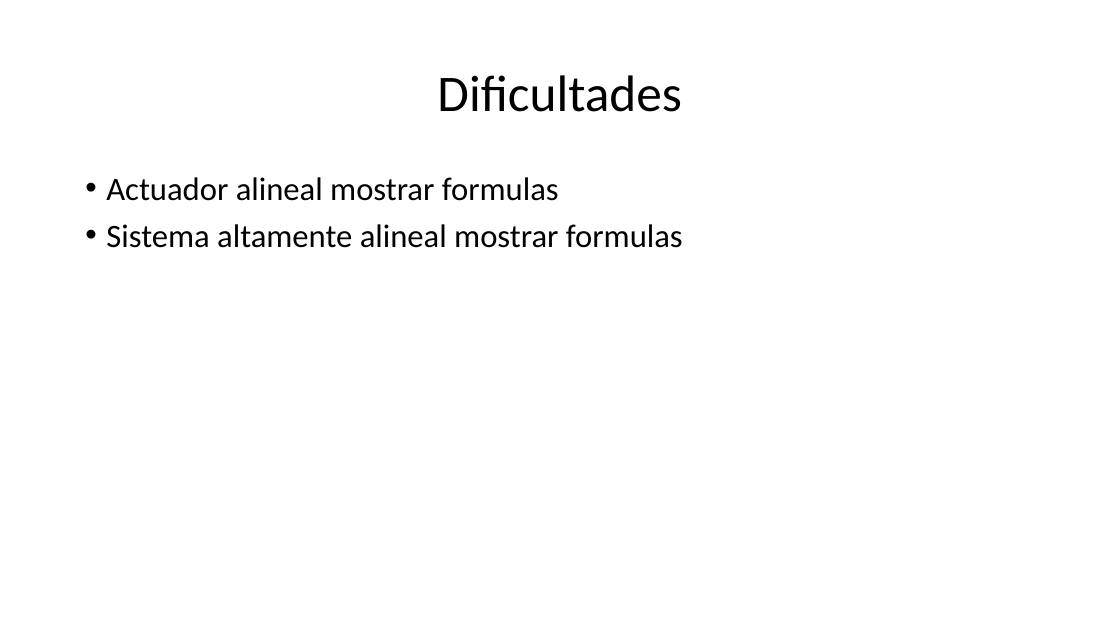
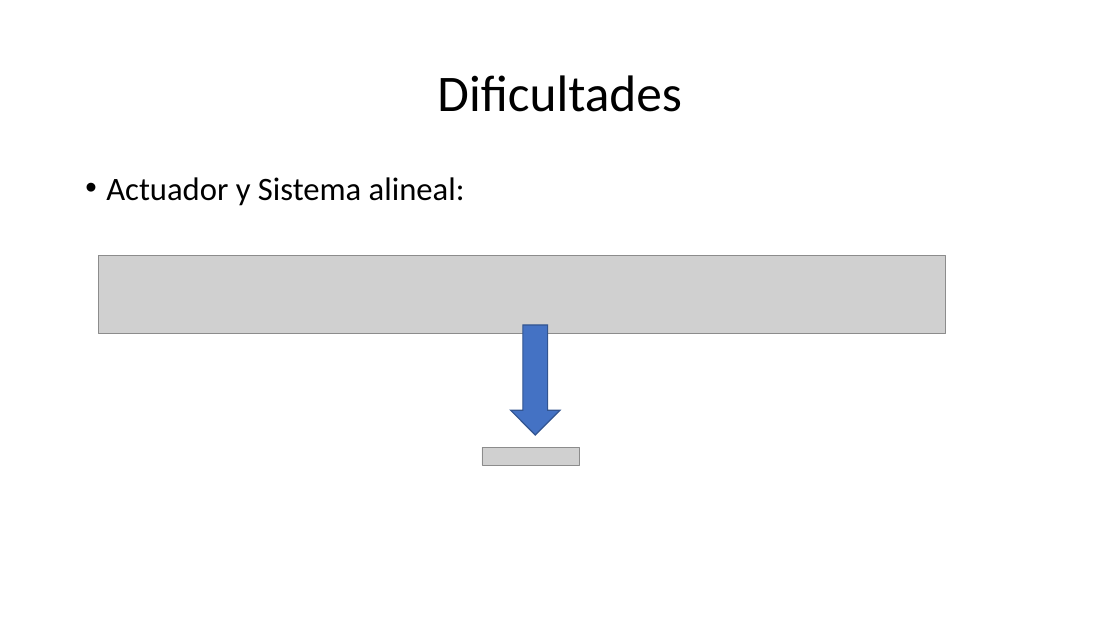
Before and after one commit to tlondero/SistemasDeControl, a slide deck: slide 4 of PID/PID_PALO.pptm. Drawn at 1120x630 pixels with LibreOffice and Linux fonts; fonts in the diff are those of the drawing; grey boxes stand for pictures. Boxes give left, top, right and bottom in pixels: in the first picture for what was removed or moved away, otherwise in the second. Text is boxed around its words. In the diff, an @@ line names an element or a change of style, - is before the commit and + after.

Commit message:
Agregado sistema control

```diff
--- a/PID/PID_PALO.pptm
+++ b/PID/PID_PALO.pptm
@@ text at box(106, 177, 465, 206): text changed @@
-• Actuador alineal mostrar formulas
-• Sistema altamente alineal mostrar formulas
+• Actuador y Sistema alineal:
@@ picture added at box(98, 255, 946, 334) @@
@@ down arrow added at box(511, 325, 560, 435), fill #4472C4, outline #325491 1 pt @@
@@ picture added at box(482, 448, 580, 465) @@
```
Also in this commit, not shown: 1 other slide changed.
